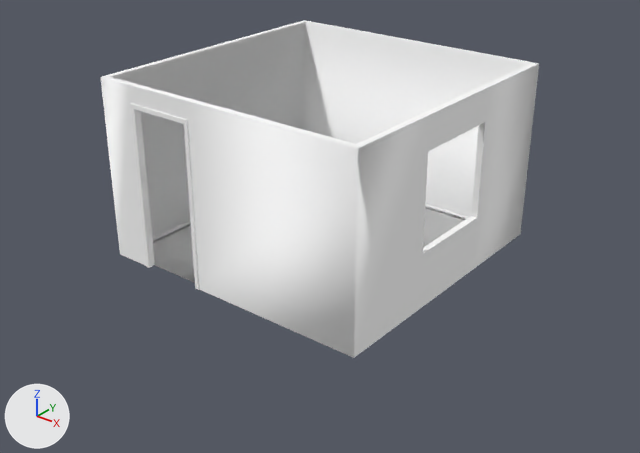
A saved change to the OBJ model models/empty_room/square_room.obj.
Rendered twice from a camera (50 mm lens) standing at (8.13, -10.34, 7.02) and looking at (0.14, -0.36, 0.83). The lights are fixed; the arrows at lower left show +X, +Y and +Z. Where no turn or scale is listed for an object, it has been applied to the vertices.

Names of what the first picture shows: 'square_room'.
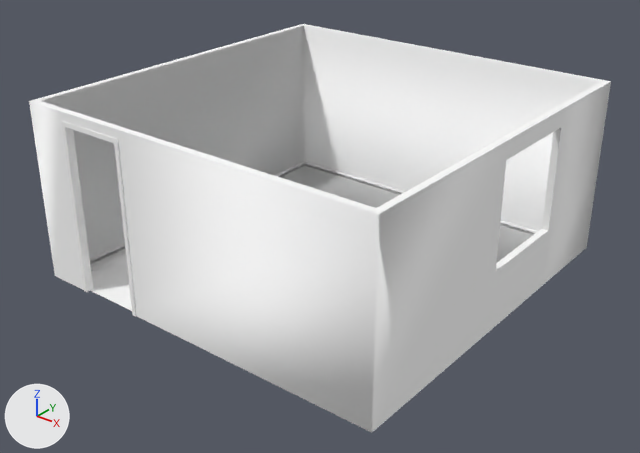
Location of each change, [x1, y1, x2, y2] in pixels of the pictures (640 x 453 px; the box of a moved part takes in the faces that stretch with it):
'square_room', reshaped (32% wider, 21% taller): before [100, 20, 539, 358]; after [29, 24, 611, 433]
part 1 of me_square_room, moved or reshaped: before [130, 104, 199, 290]; after [61, 121, 136, 317]
part 2 of me_square_room, moved or reshaped: before [422, 122, 485, 254]; after [495, 128, 561, 272]
part 3 of me_square_room, rebuilt (32% wider, 21% taller): before [100, 20, 539, 358]; after [29, 24, 611, 433]

What changed in the scene script:
```text
Change me_square_room:
    used by ob_square_room; location = (0.0, 0.0, 0.0)
    remove me_square_room.from_pydata(...)  # 153 vertices, 290 faces; spans x -2.78..2.12, y -2.11..2.81, z 0.08..3.14
    add me_square_room.from_pydata(...)  # 157 vertices, 294 faces; spans x -3.14..3.19, y -3.17..3.2, z 0.0..2.95
    me_square_room part 1: the loose piece of 24 vertices spanning x -2.11..-0.89, y -2.11..-1.98, z 0.08..2.86 is scaled about its middle by (1.01, 1.06, 1.01), then moved by (-0.26, -1.06, -0.06)
    me_square_room part 2: the loose piece of 45 vertices spanning x 2.02..2.12, y -0.46..1.14, z 1.01..2.61 is scaled about its middle by 1.06, then moved by (1.06, 0.28, 0.02)
    me_square_room part 3: the loose piece of 84 vertices spanning x -2.78..2.12, y -2.1..2.81, z 0.08..3.14 is rebuilt with 88 vertices and now spans x -3.14..3.19, y -3.16..3.2, z 0.0..2.95
```
